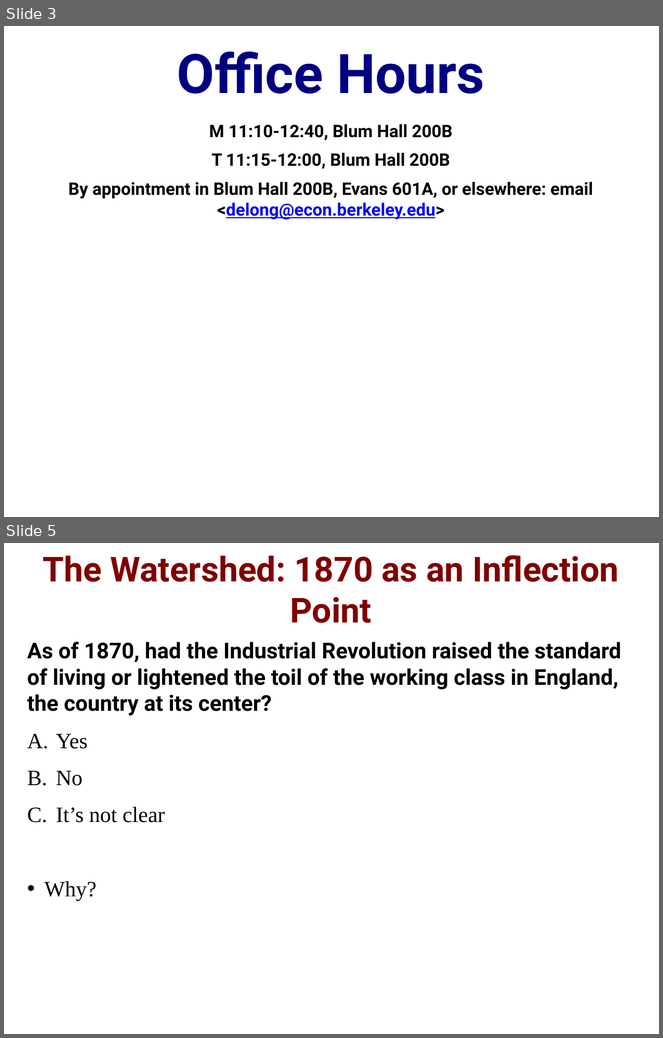
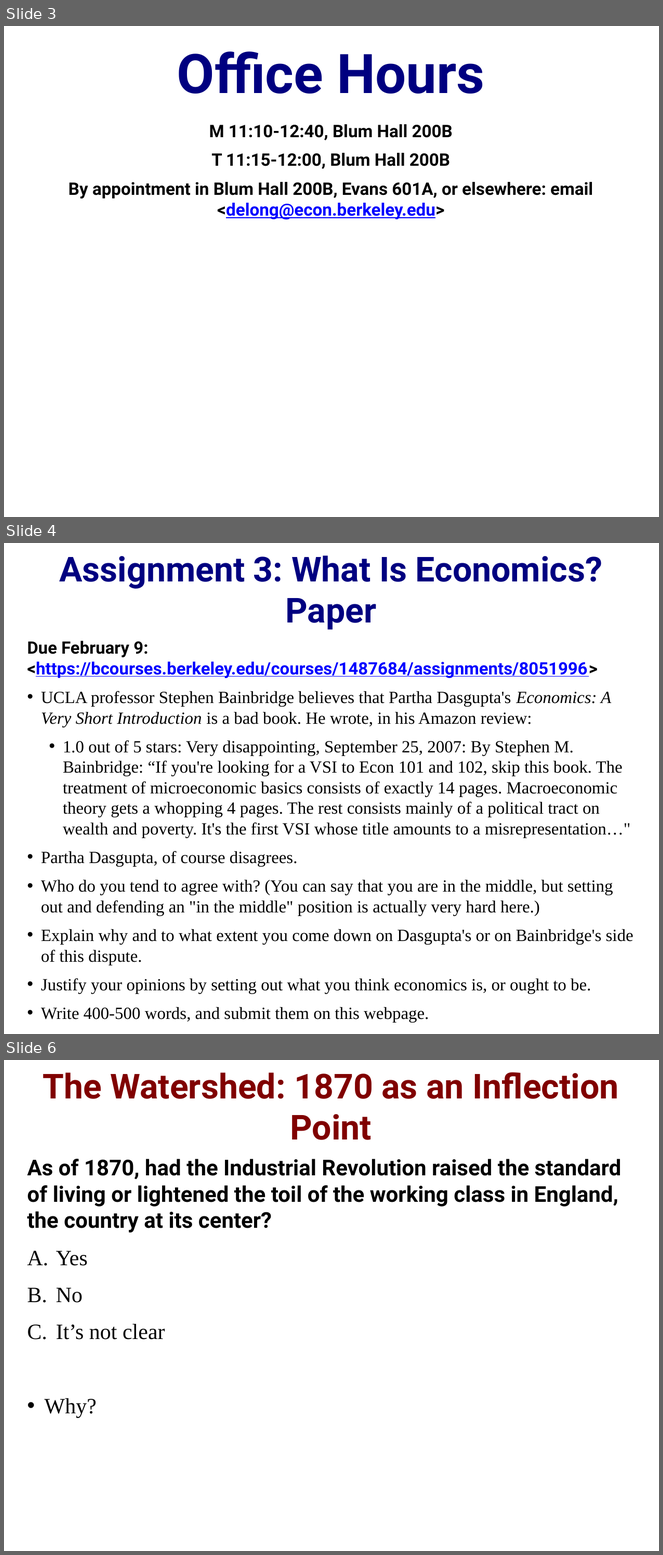
Before and after one commit to DavidLJ/public-files, a slide deck: econ-115-lecture-2.pptx. Shown one above the other, each under a label of ours: slides 3 and 5 before the commit, slides 3, 4 and 6 after it; the slides between them are not shown. The pictures are 663x1038 and 663x1555 pixels, drawn with LibreOffice and Linux fonts; fonts in the diff are those of the drawing. Boxes give left, top, right and bottom in pixels: in the first picture for what was removed or moved away, otherwise in the second. Text is boxed around its words. In the diff, an @@ line names an element or a change of style, - is before the commit and + after.

```diff
--- a/econ-115-lecture-2.pptx
+++ b/econ-115-lecture-2.pptx
@@ slide 4 added at (4, 543, 659, 1034), background #FFFFFF @@
@@ title added at (59, 555, 603, 630), 37.8 pt, text #000080, bold @@
+Assignment 3: What Is Economics? Paper
@@ text added at (27, 641, 634, 1022), 18.8 pt, text #000000 @@
+Due February 9: <https://bcourses.berkeley.edu/courses/1487684/assignments/8051996>
+• UCLA professor Stephen Bainbridge believes that Partha Dasgupta's Economics: A Very Short Introduction is a bad book. He wrote, in his Amazon review:
+  • 1.0 out of 5 stars: Very disappointing, September 25, 2007: By Stephen M. Bainbridge: “If you're looking for a VSI to Econ 101 and 102, skip this book. The treatment of microeconomic basics consists of exactly 14 pages. Macroeconomic theory gets a whopping 4 pages. The rest consists mainly of a political tract on wealth and poverty. It's the first VSI whose title amounts to a misrepresentation…"
+• Partha Dasgupta, of course disagrees.
+• Who do you tend to agree with? (You can say that you are in the middle, but setting out and defending an "in the middle" position is actually very hard here.)
+• Explain why and to what extent you come down on Dasgupta's or on Bainbridge's side of this dispute.
+• Justify your opinions by setting out what you think economics is, or ought to be.
+• Write 400-500 words, and submit them on this webpage.
@@ what was slide 5 is now slide 6 @@
```
Also in this commit, not shown: 1 slide changed.
